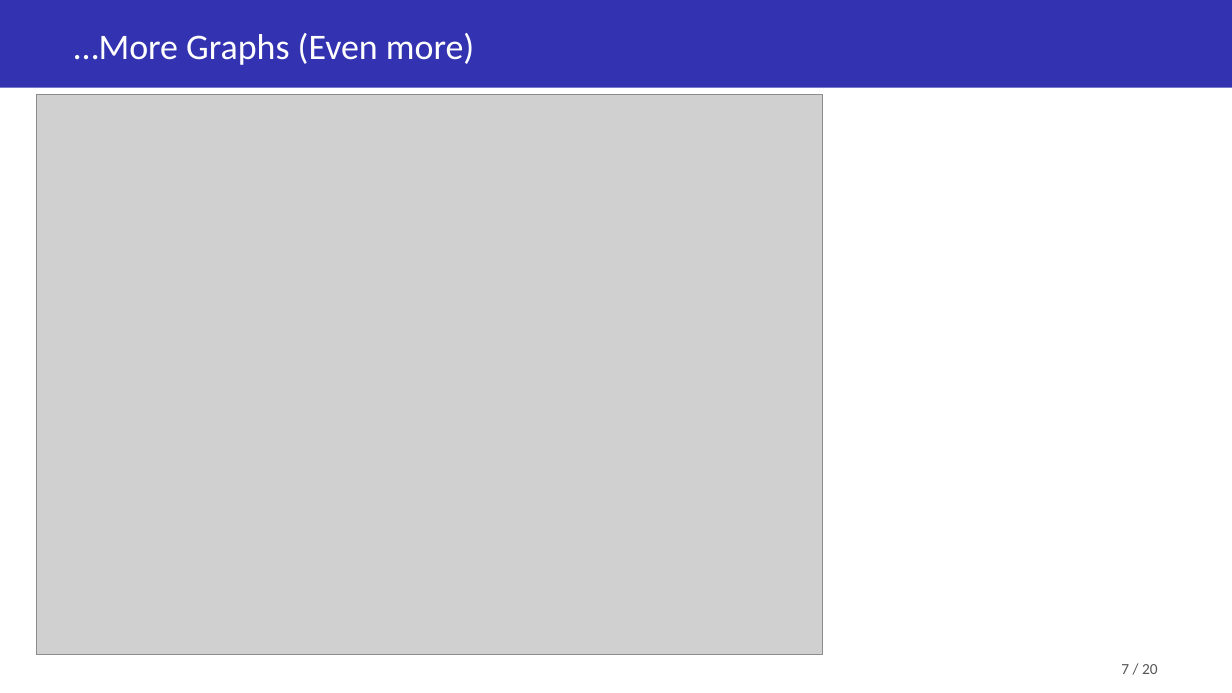
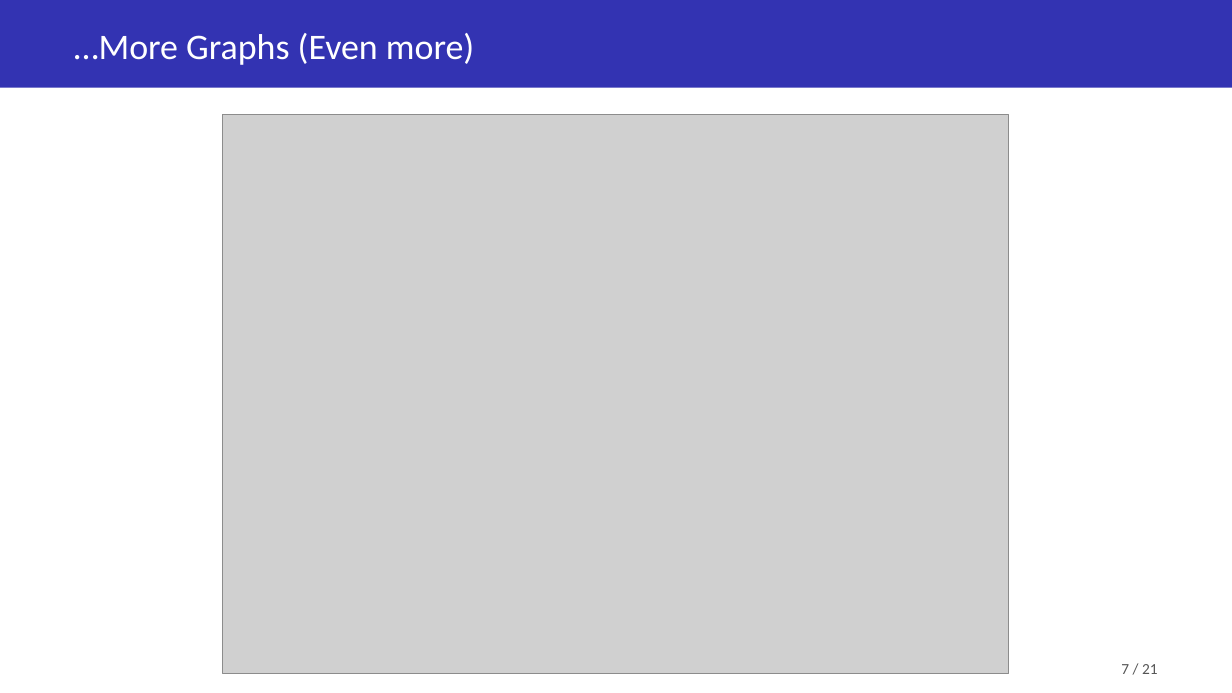
Before and after one commit to Soemon007/DS203_GroupProject, a slide deck: slide 7 of deliverables/DS203_Slides.pptx. Drawn at 1232x693 pixels with LibreOffice and Linux fonts; fonts in the diff are those of the drawing; grey boxes stand for pictures. Boxes give left, top, right and bottom in pixels: in the first picture for what was removed or moved away, otherwise in the second. Text is boxed around its words. In the diff, an @@ line names an element or a change of style, - is before the commit and + after.

```diff
--- a/deliverables/DS203_Slides.pptx
+++ b/deliverables/DS203_Slides.pptx
@@ picture: place and size @@
-picture at box(37, 94, 823, 654)
+picture at box(223, 115, 1008, 675)
@@ text at box(1121, 664, 1158, 674): text changed @@
-7 / 20
+7 / 21
```
Also in this commit, not shown: 19 other slides changed, 1 slide added.
